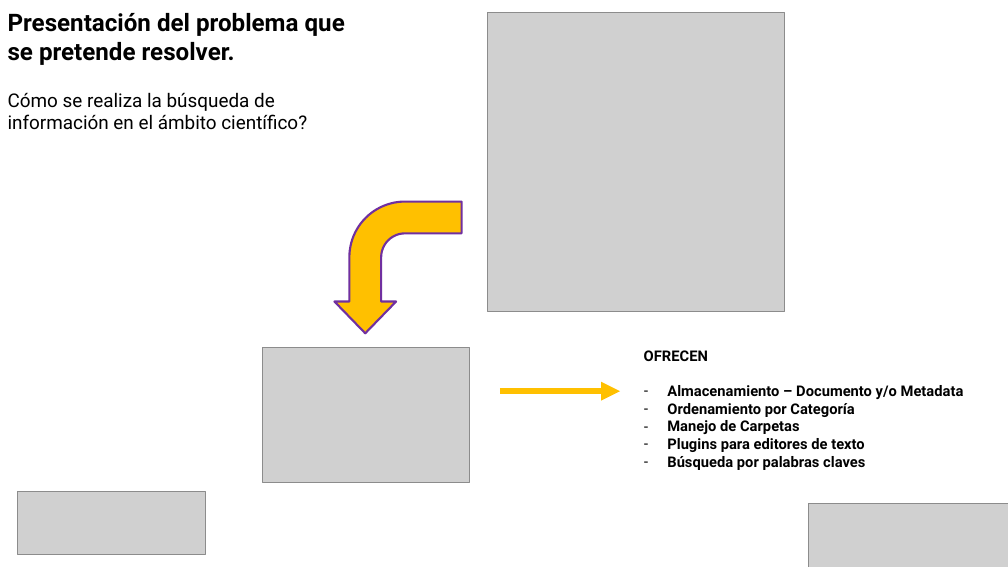
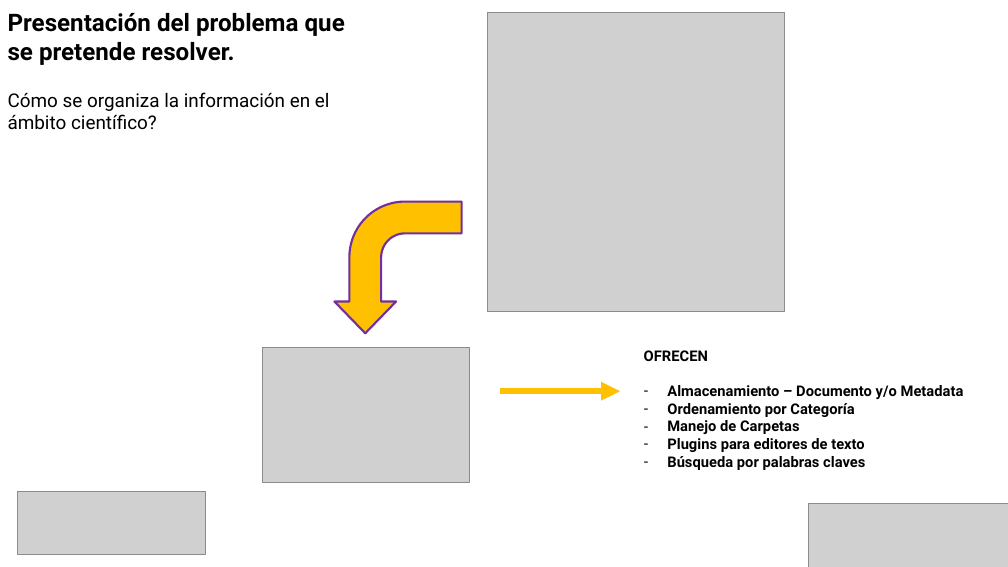
Before and after one commit to MaricelSantos/Semantic-Search-in-Academic-Articles, a slide deck: slide 6 of Presentación Challenge Final.pptx. Drawn at 1008x567 pixels with LibreOffice and Linux fonts; fonts in the diff are those of the drawing; grey boxes stand for pictures. Boxes give left, top, right and bottom in pixels: in the first picture for what was removed or moved away, otherwise in the second. Text is boxed around its words. In the diff, an @@ line names an element or a change of style, - is before the commit and + after.

```diff
--- a/Presentación Challenge Final.pptx
+++ b/Presentación Challenge Final.pptx
@@ text at [8, 92, 330, 130]: text changed @@
-Cómo se realiza la búsqueda de información en el ámbito científico?
+Cómo se organiza la información en el ámbito científico?
```
Also in this commit, not shown: 9 other slides changed, 2 other files.
